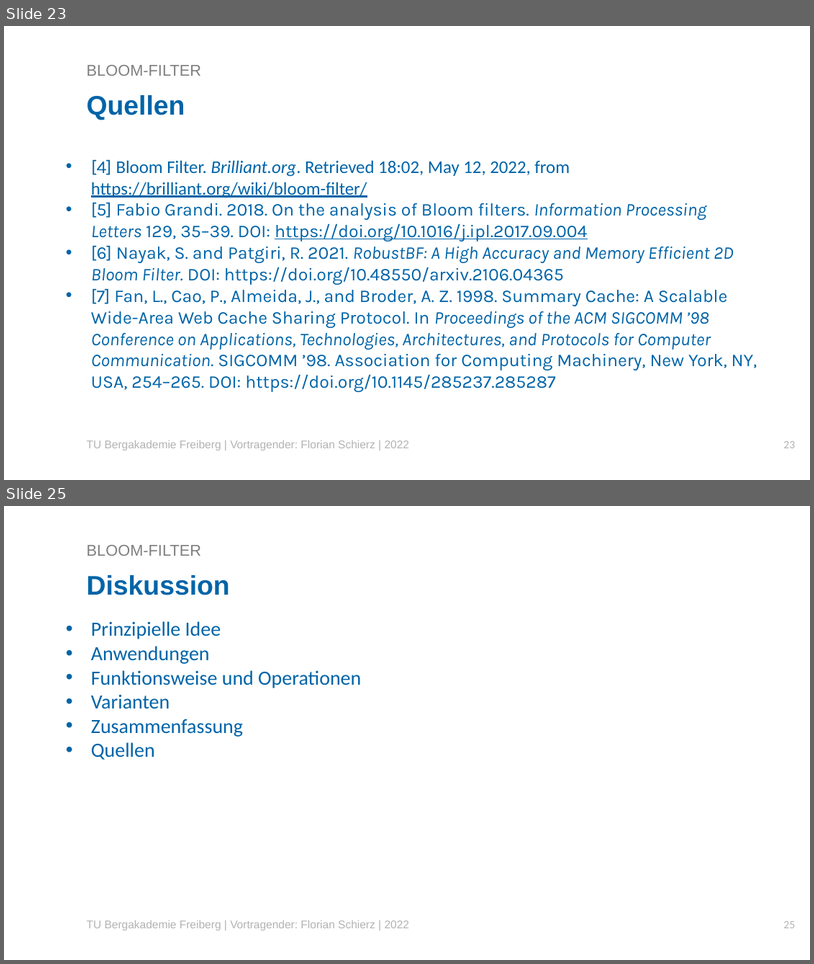
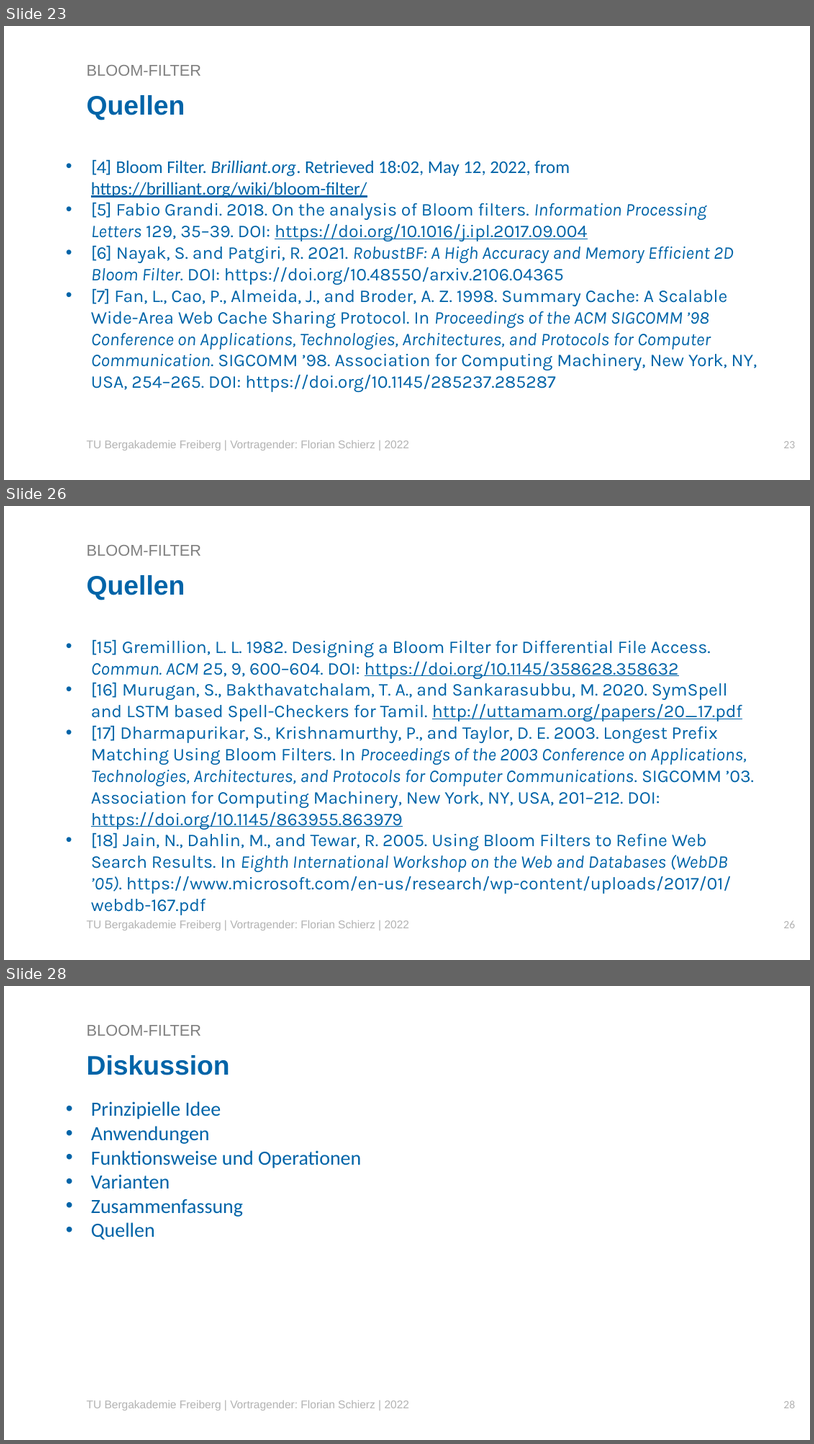
Before and after one commit to Florian2501/Seminar, a slide deck: Vorträge/VortragFlorianSchierzBloomfilter.pptx. Shown one above the other, each under a label of ours: slides 23 and 25 before the commit, slides 23, 26 and 28 after it; the slides between them are not shown. The pictures are 814x964 and 814x1444 pixels, drawn with LibreOffice and Linux fonts; fonts in the diff are those of the drawing; background and template pictures are left out. Boxes give left, top, right and bottom in pixels: in the first picture for what was removed or moved away, otherwise in the second. Text is boxed around its words. In the diff, an @@ line names an element or a change of style, - is before the commit and + after.

Commit message:
Add Quellen in Vortrag für Anwendungen

```diff
--- a/Vorträge/VortragFlorianSchierzBloomfilter.pptx
+++ b/Vorträge/VortragFlorianSchierzBloomfilter.pptx
@@ slide 26 added at [4,506,810,960], background #FFFFFF @@
@@ title added at [87,545,201,556], 14 pt, text #808080 @@
+BLOOM-FILTER
@@ text added at [87,575,185,600], 24 pt, text #0064A8, bold @@
+Quellen
@@ text added at [91,640,754,915], 16 pt, text #0064A8 @@
+• [15] Gremillion, L. L. 1982. Designing a Bloom Filter for Differential File Access. Commun. ACM 25, 9, 600–604. DOI: https://doi.org/10.1145/358628.358632
+• [16] Murugan, S., Bakthavatchalam, T. A., and Sankarasubbu, M. 2020. SymSpell and LSTM based Spell-Checkers for Tamil. http://uttamam.org/papers/20_17.pdf
+• [17] Dharmapurikar, S., Krishnamurthy, P., and Taylor, D. E. 2003. Longest Prefix Matching Using Bloom Filters. In Proceedings of the 2003 Conference on Applications, Technologies, Architectures, and Protocols for Computer Communications. SIGCOMM ’03. Association for Computing Machinery, New York, NY, USA, 201–212. DOI: https://doi.org/10.1145/863955.863979
+• [18] Jain, N., Dahlin, M., and Tewar, R. 2005. Using Bloom Filters to Refine Web Search Results. In Eighth International Workshop on the Web and Databases (WebDB ’05). https://www.microsoft.com/en-us/research/wp-content/uploads/2017/01/webdb-167.pdf
@@ text added at [87,920,410,930], 10 pt, text #B3B3B3 @@
+TU Bergakademie Freiberg | Vortragender: Florian Schierz | 2022
@@ page number added at [784,921,795,928], 10 pt, text #B3B3B3 @@
+26
@@ what was slide 25 is now slide 28 @@
@@ page number at [784,1400,795,1408]: text changed @@
-25
+28
```
Also in this commit, not shown: 9 slides changed, 2 other slides added, 10 other files.
